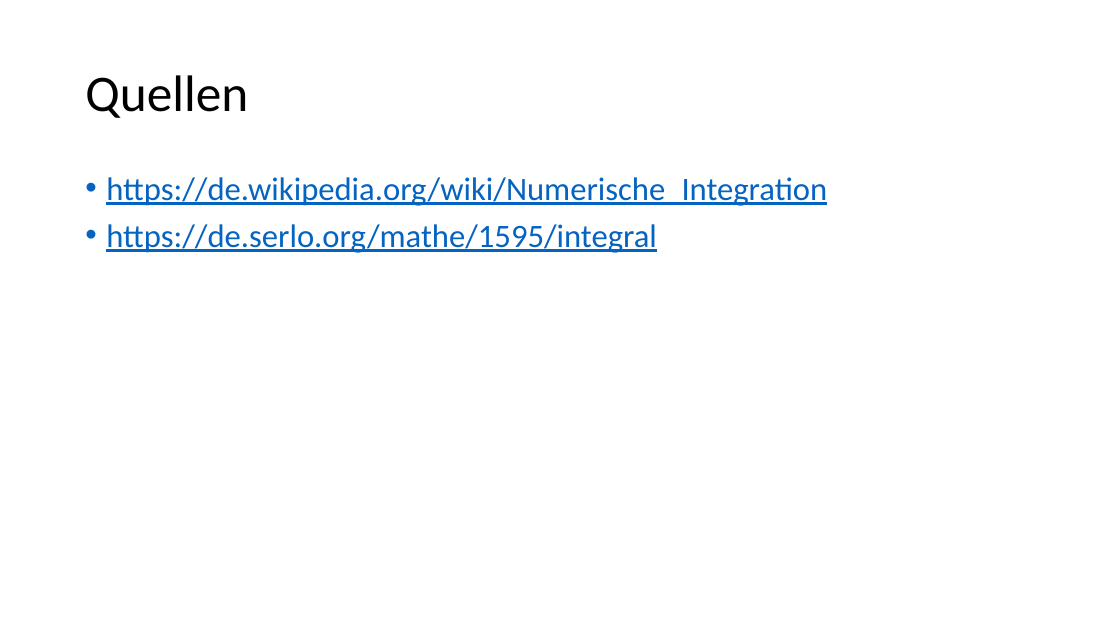
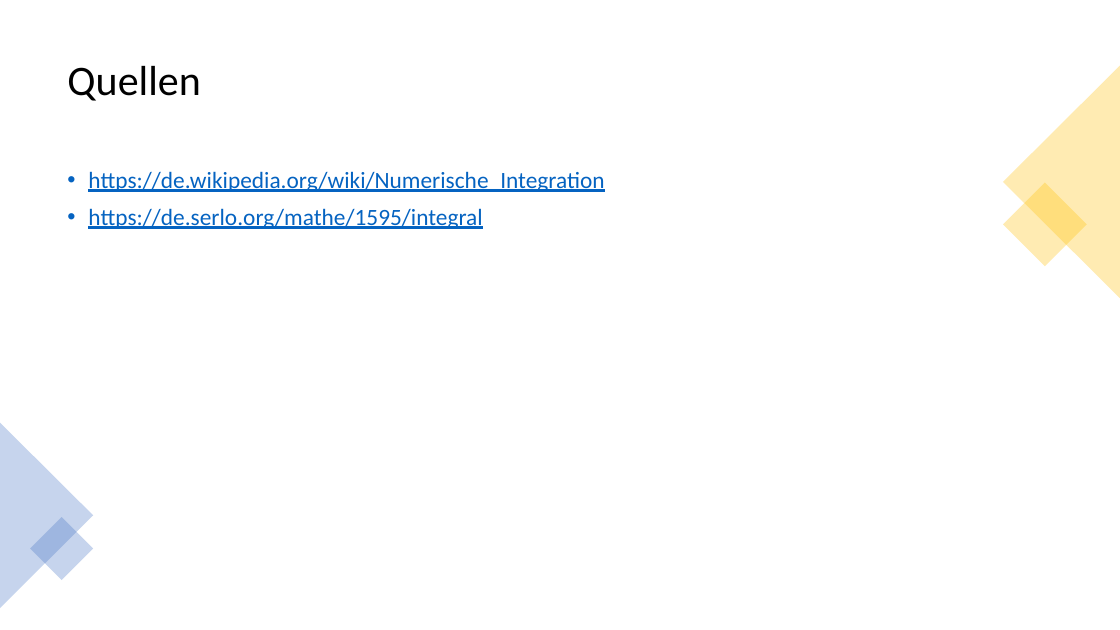
Before and after one commit to lstranzinger18/Numerik-und-Logik, a slide deck: slide 8 of Numerische Integration/Numerische Integration.pptx. Drawn at 1120x630 pixels with LibreOffice and Linux fonts; fonts in the diff are those of the drawing. Boxes give left, top, right and bottom in pixels: in the first picture for what was removed or moved away, otherwise in the second. Text is boxed around its words. In the diff, an @@ line names an element or a change of style, - is before the commit and + after.

Commit message:
Updated presentation
presentation: added data for the slide "Weitere Quadraturformeln" and added a design for the whole presentation

```diff
--- a/Numerische Integration/Numerische Integration.pptx
+++ b/Numerische Integration/Numerische Integration.pptx
@@ title "Quellen": place and size @@
-title "Quellen" at bbox=[85, 75, 248, 118]
+title "Quellen" at bbox=[67, 66, 200, 101]
@@ title "Quellen" at bbox=[67, 66, 200, 101]: size 44 to 36 pt @@
@@ triangle added at bbox=[1003, 66, 1120, 298], fill #FFC000 at 30% opacity @@
@@ text "https://de.wikipedia.org/wiki/Numerische_Integration": place and size @@
-text "https://de.wikipedia.org/wiki/Numerische_Integration" at bbox=[106, 177, 827, 253]
+text "https://de.wikipedia.org/wiki/Numerische_Integration" at bbox=[88, 171, 604, 229]
@@ text "https://de.wikipedia.org/wiki/Numerische_Integration" at bbox=[88, 171, 604, 229]: size 28 to 20 pt @@
@@ rectangle added at bbox=[1003, 183, 1088, 267], fill #FFC000 at 30% opacity @@
@@ triangle added at bbox=[0, 423, 93, 608], fill #4472C4 at 30% opacity @@
@@ rectangle added at bbox=[30, 517, 93, 580], fill #4472C4 at 30% opacity @@
```
Also in this commit, not shown: 6 other slides changed.
